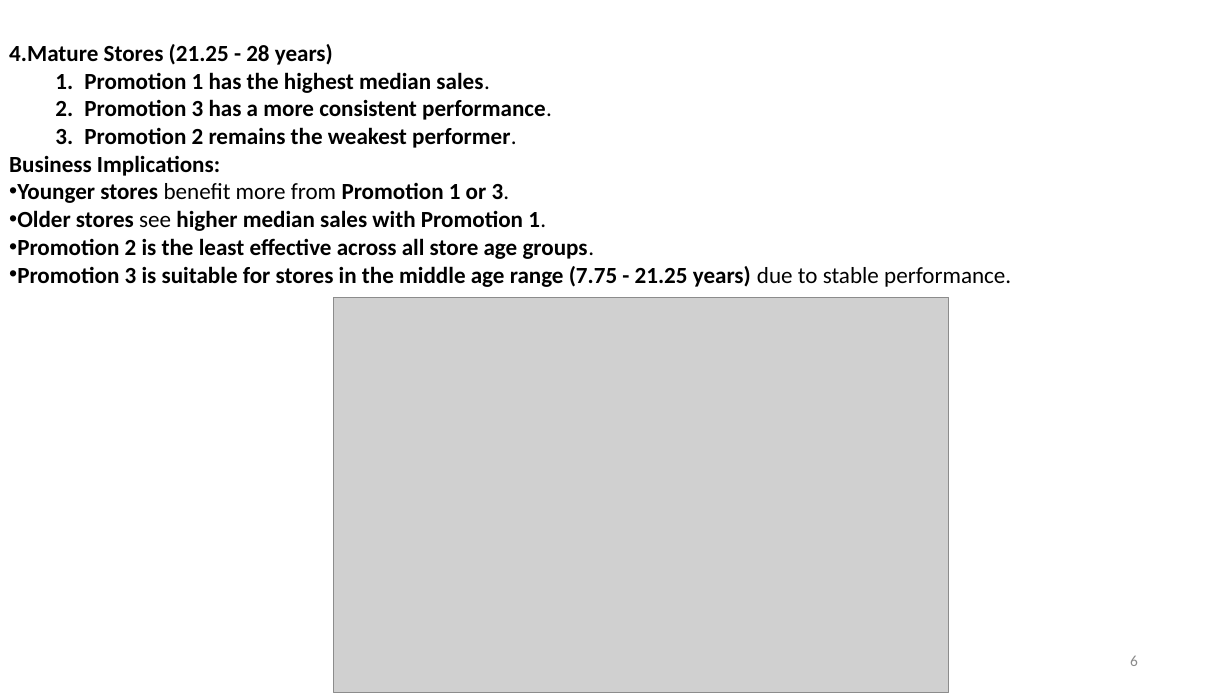
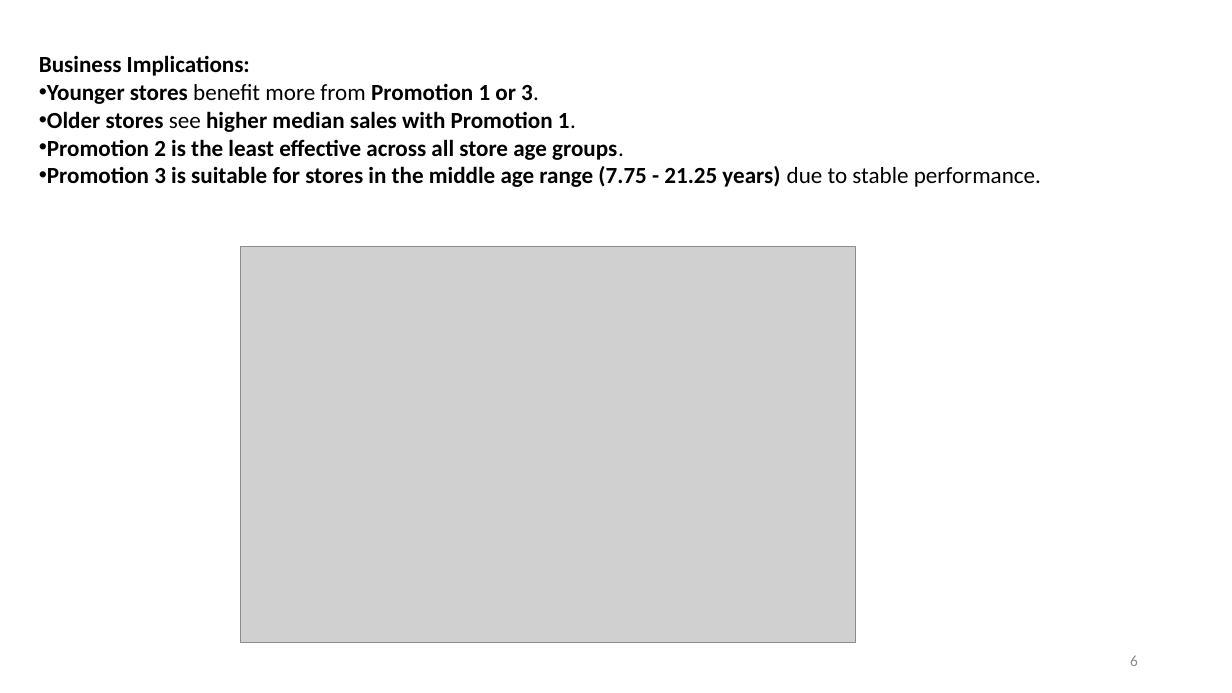
Before and after one commit to lopamudra01/sale, a slide deck: slide 6 of Marketing Experiment Analysis for a Fast-Food Chain ..pptx. Drawn at 1232x693 pixels with LibreOffice and Linux fonts; fonts in the diff are those of the drawing; grey boxes stand for pictures. Boxes give left, top, right and bottom in pixels: in the first picture for what was removed or moved away, otherwise in the second. Text is boxed around its words. In the diff, an @@ line names an element or a change of style, - is before the commit and + after.

```diff
--- a/Marketing Experiment Analysis for a Fast-Food Chain ..pptx
+++ b/Marketing Experiment Analysis for a Fast-Food Chain ..pptx
@@ text "Business Implications:": place and size @@
-text "Business Implications:" at box(9, 44, 1011, 287)
+text "Business Implications:" at box(39, 55, 1041, 187)
@@ text at box(9, 44, 552, 148): paragraphs removed @@
-4.Mature Stores (21.25 - 28 years)
-  1. Promotion 1 has the highest median sales.
-  2. Promotion 3 has a more consistent performance.
-  3. Promotion 2 remains the weakest performer.
@@ picture: place and size @@
-picture at box(334, 298, 949, 693)
+picture at box(240, 247, 856, 642)
```
Also in this commit, not shown: 10 other slides changed, 1 slide removed.
